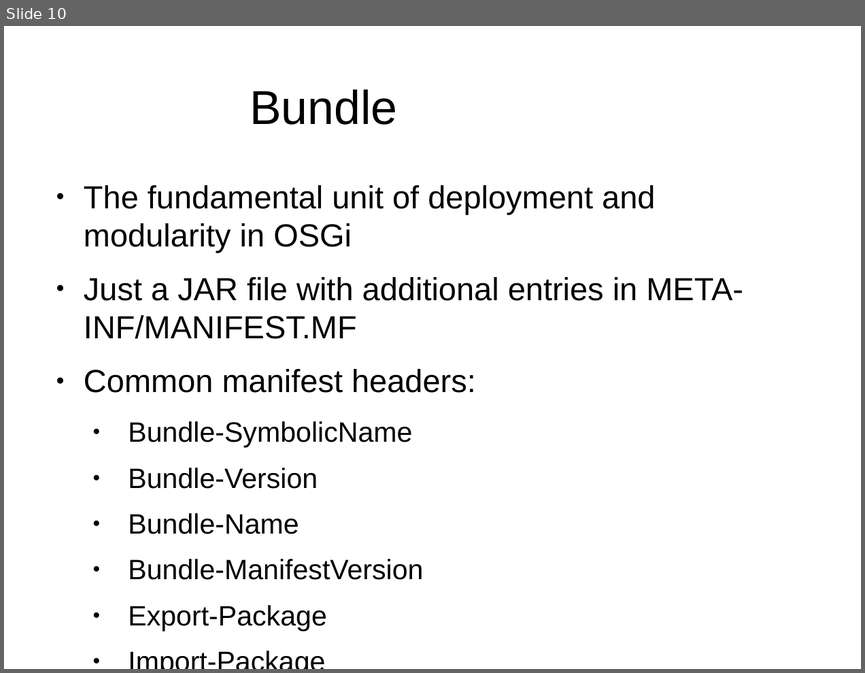
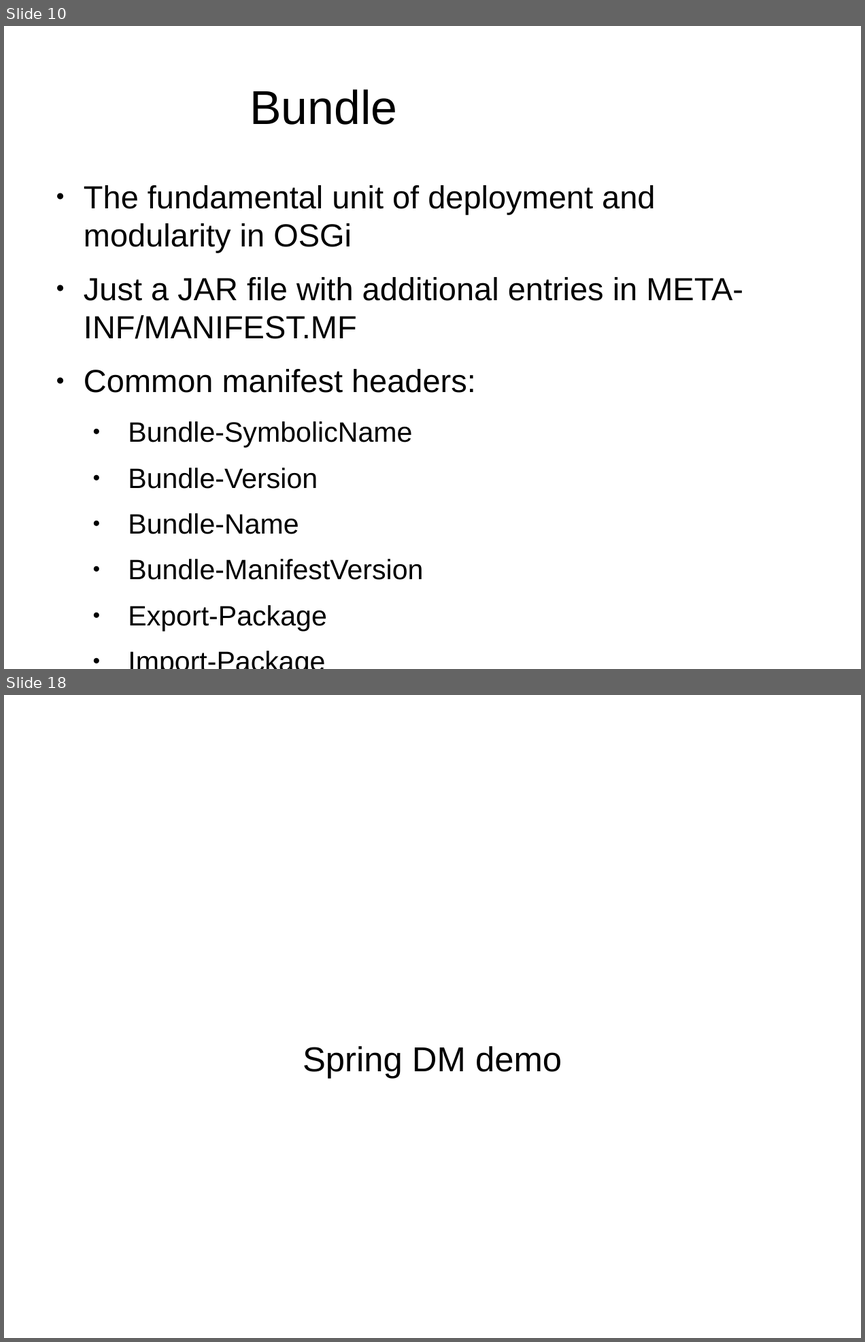
Before and after one commit to gkamal/bojug-osgi-talk, a slide deck: osgi- bojug.odp. Shown one above the other, each under a label of ours: slide 10 before the commit, slides 10 and 18 after it; the slides between them are not shown. The pictures are 865x673 and 865x1342 pixels, drawn with LibreOffice and Linux fonts; fonts in the diff are those of the drawing; background and template pictures are left out. Boxes give left, top, right and bottom in pixels: in the first picture for what was removed or moved away, otherwise in the second. Text is boxed around its words. In the diff, an @@ line names an element or a change of style, - is before the commit and + after.

```diff
--- a/osgi- bojug.odp
+++ b/osgi- bojug.odp
@@ slide 18 added at box(4, 695, 861, 1338), background #FFFFFF @@
@@ subtitle added at box(303, 1046, 562, 1078), 32 pt, text #000000 @@
+Spring DM demo
```
Also in this commit, not shown: 1 slide changed, 7 other slides added, 1 slide removed, 20 other files.
